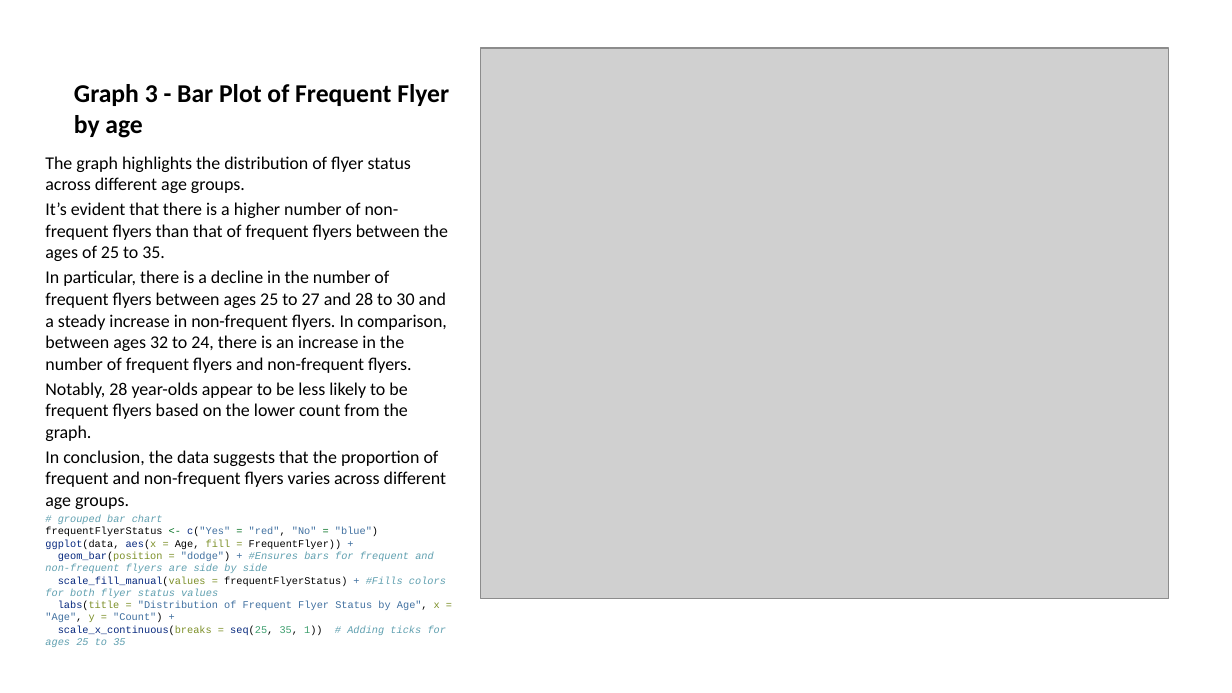
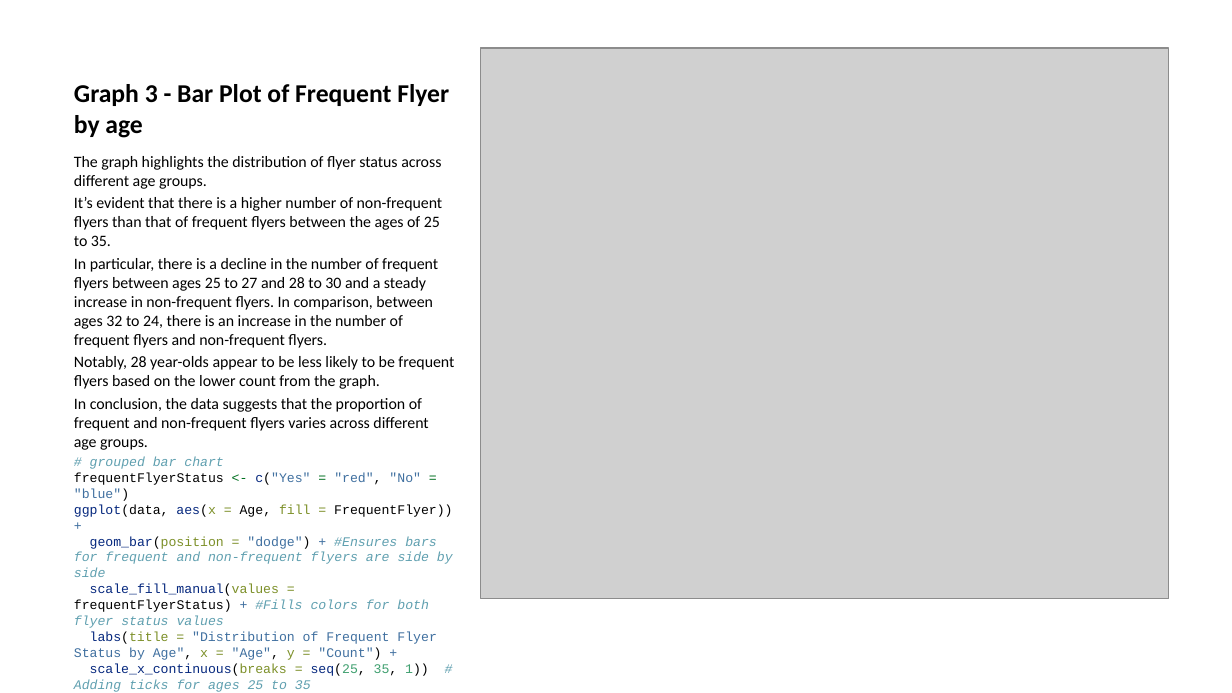
Before and after one commit to KevinDLopez/CECS450-Project1, a slide deck: slide 7 of Project_code.pptx. Drawn at 1232x693 pixels with LibreOffice and Linux fonts; fonts in the diff are those of the drawing; grey boxes stand for pictures. Boxes give left, top, right and bottom in pixels: in the first picture for what was removed or moved away, otherwise in the second. Text is boxed around its words. In the diff, an @@ line names an element or a change of style, - is before the commit and + after.

```diff
--- a/Project_code.pptx
+++ b/Project_code.pptx
@@ text "The graph highlights the distribution ...": place and size @@
-text "The graph highlights the distribution ..." at box(45, 156, 448, 647)
+text "The graph highlights the distribution ..." at box(74, 156, 454, 692)
@@ text "The graph highlights the distribution ..." at box(74, 156, 454, 692): size 10.5 to 9.3 pt in "The graph highlights the distribution of flyer ...", "It’s evident that there is a higher ...", "In particular, there is a decline in ...", "Notably, 28 year-olds appear to be less ..." and 1 more places; size 6 to 7.8 pt in "# grouped bar chart frequentFlyerStatus <- c("Yes" ..." @@
```
Also in this commit, not shown: 6 other slides changed, 1 slide removed, 3 other files.
